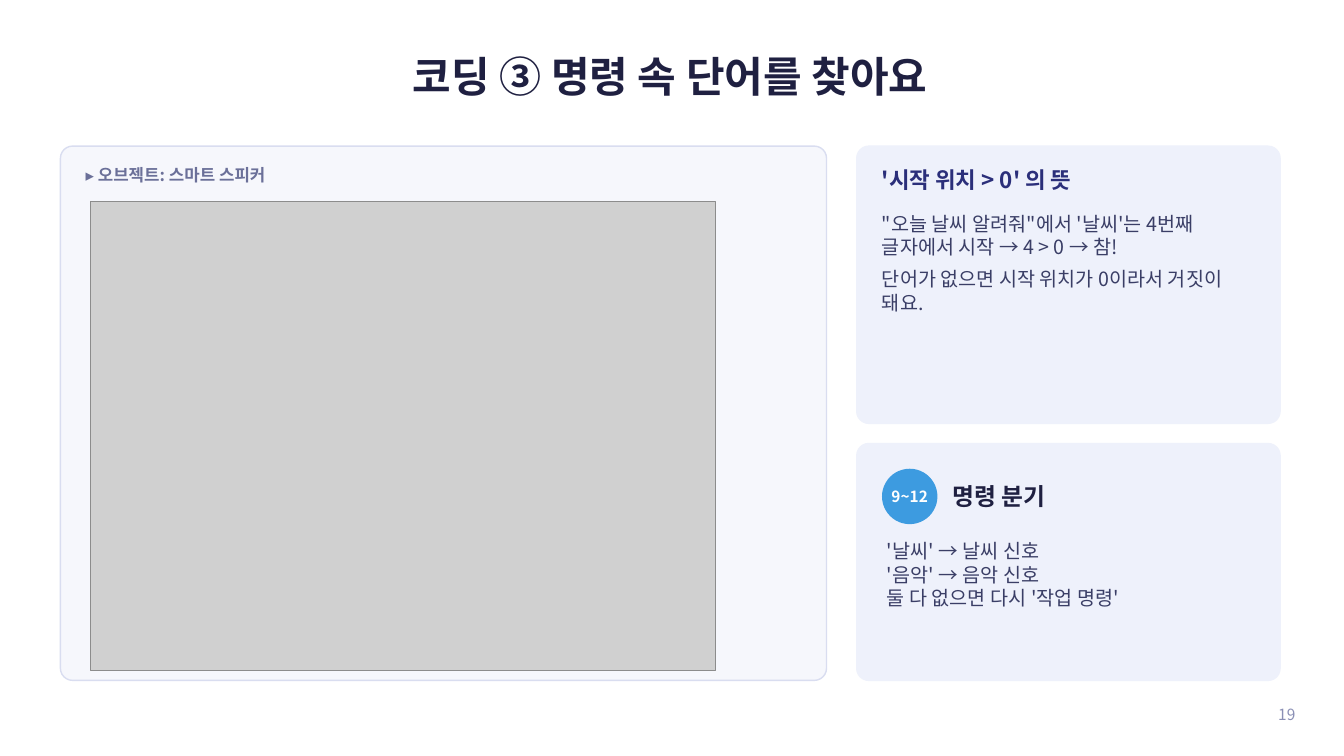
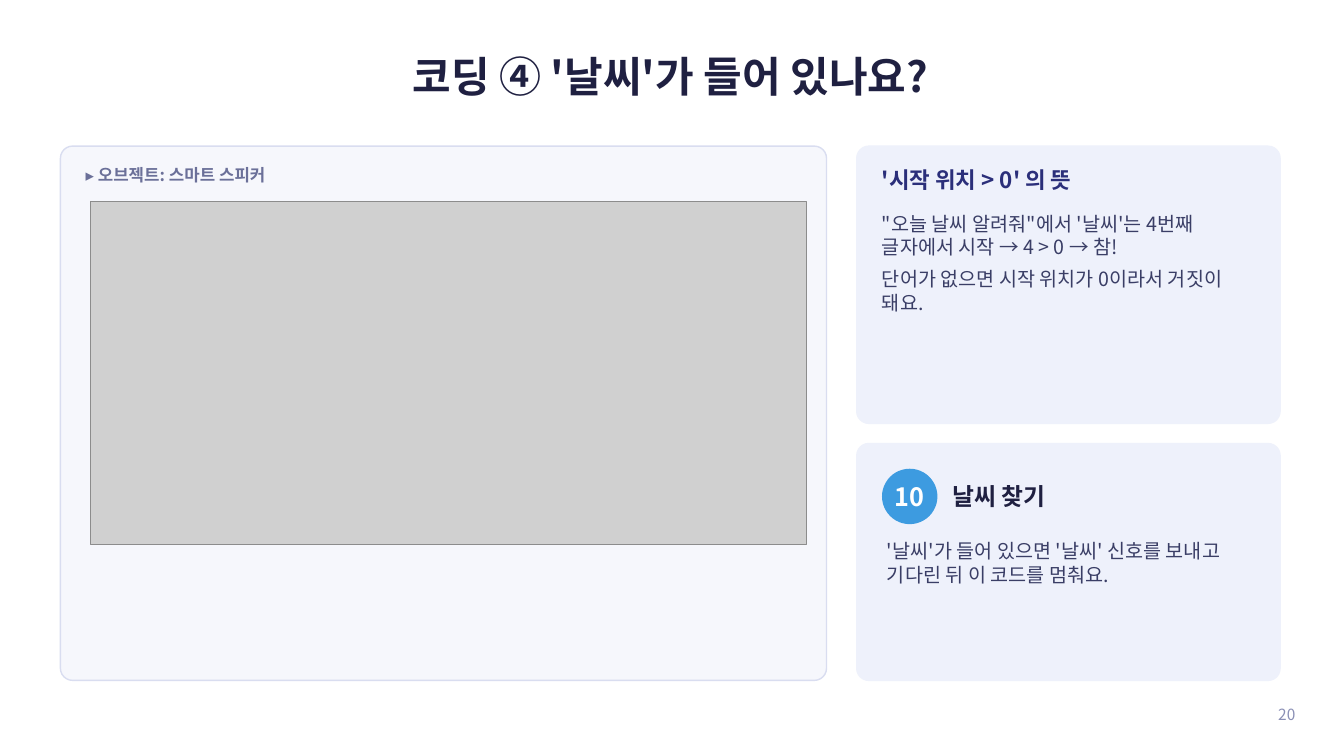
Before and after one commit to jisun294020-ops/school, a slide deck: slide 20 of entry-ai-audio/엔트리_AI_오디오감지_수업자료.pptx (slide 19 before the commit). Drawn at 1344x756 pixels with LibreOffice and Linux fonts; fonts in the diff are those of the drawing; grey boxes stand for pictures. Boxes give left, top, right and bottom in pixels: in the first picture for what was removed or moved away, otherwise in the second. Text is boxed around its words. In the diff, an @@ line names an element or a change of style, - is before the commit and + after.

```diff
--- a/entry-ai-audio/엔트리_AI_오디오감지_수업자료.pptx
+++ b/entry-ai-audio/엔트리_AI_오디오감지_수업자료.pptx
@@ title at [413, 56, 928, 96]: text changed @@
-코딩 ③ 명령 속 단어를 찾아요
+코딩 ④ '날씨'가 들어 있나요?
@@ picture: place and size @@
-picture at [91, 202, 716, 670]
+picture at [91, 202, 807, 545]
@@ text at [895, 487, 925, 507]: text changed; size 11 to 18 pt @@
-9~12
+10
@@ text at [953, 485, 1046, 507]: text changed @@
-명령 분기
+날씨 찾기
@@ text at [887, 542, 1220, 584]: text changed @@
-'날씨' → 날씨 신호
-'음악' → 음악 신호
-둘 다 없으면 다시 '작업 명령'
+'날씨'가 들어 있으면 '날씨' 신호를 보내고 기다린 뒤 이 코드를 멈춰요.
@@ page number at [1278, 708, 1295, 720]: text changed @@
-19
+20
```
Also in this commit, not shown: 1 other slide changed, 2 slides added, 4 other files.
